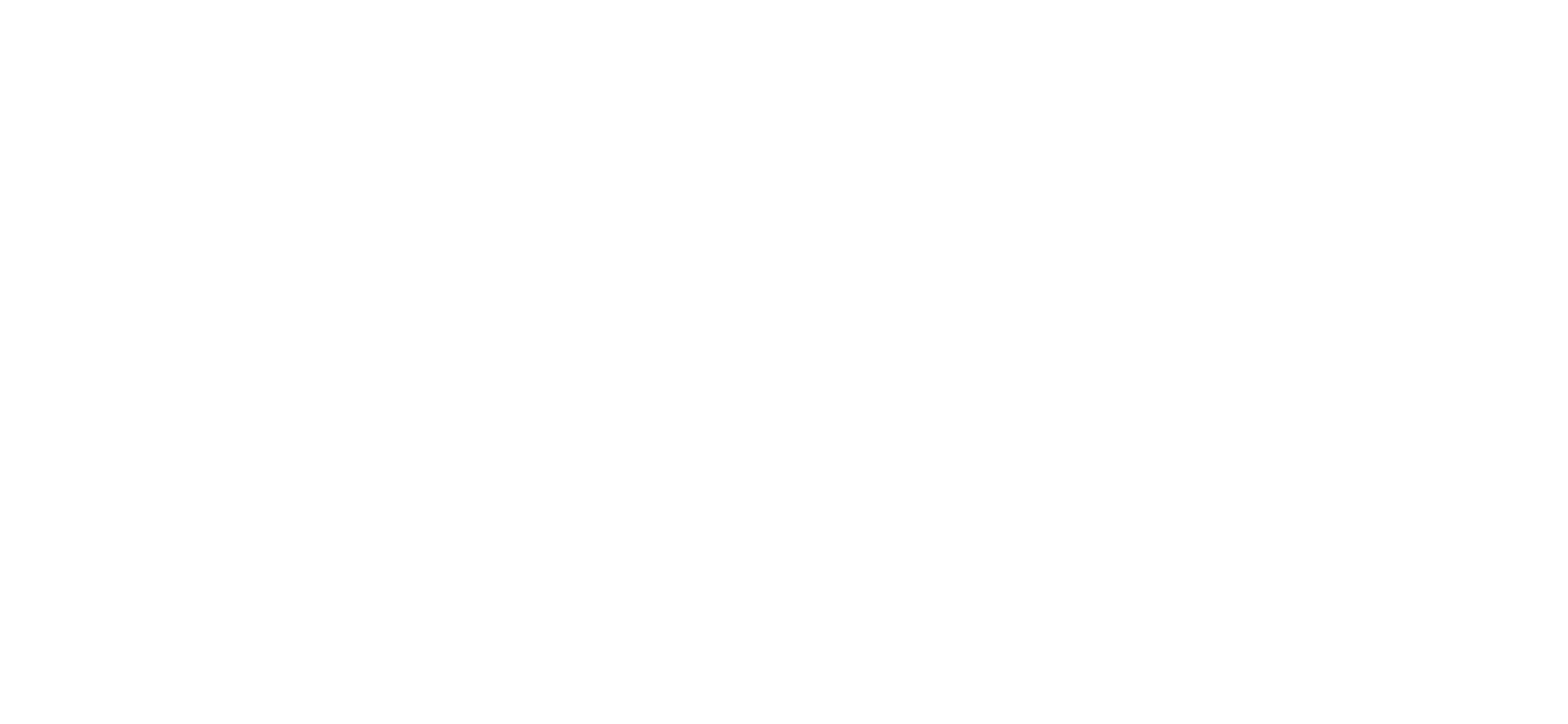
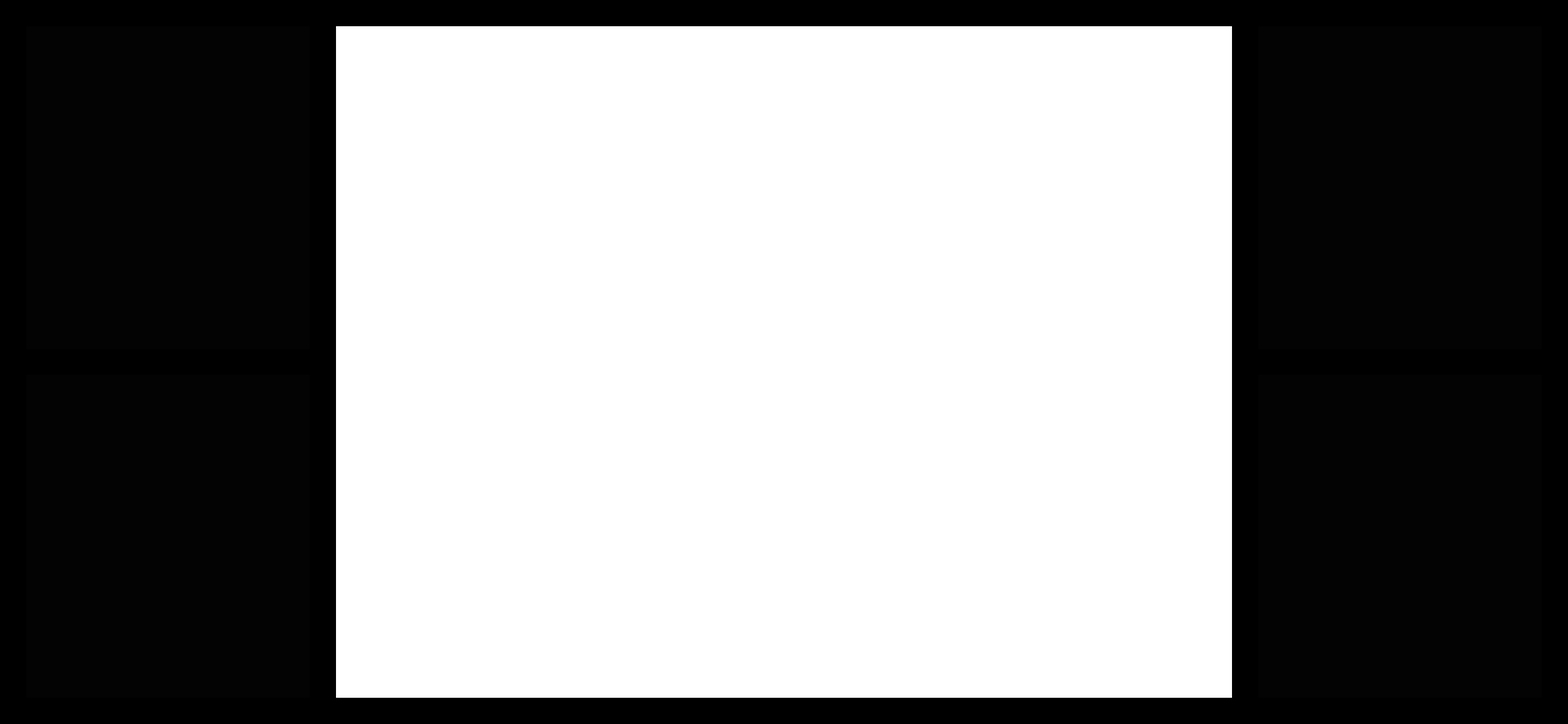
Before/after of a 1568x724 layered artwork. What changed in the layer stack:
added layer "Buttons" (1%) above "Frame" over bbox(26, 26, 1542, 699)
painted on "Frame" over bbox(0, 0, 1568, 724)
